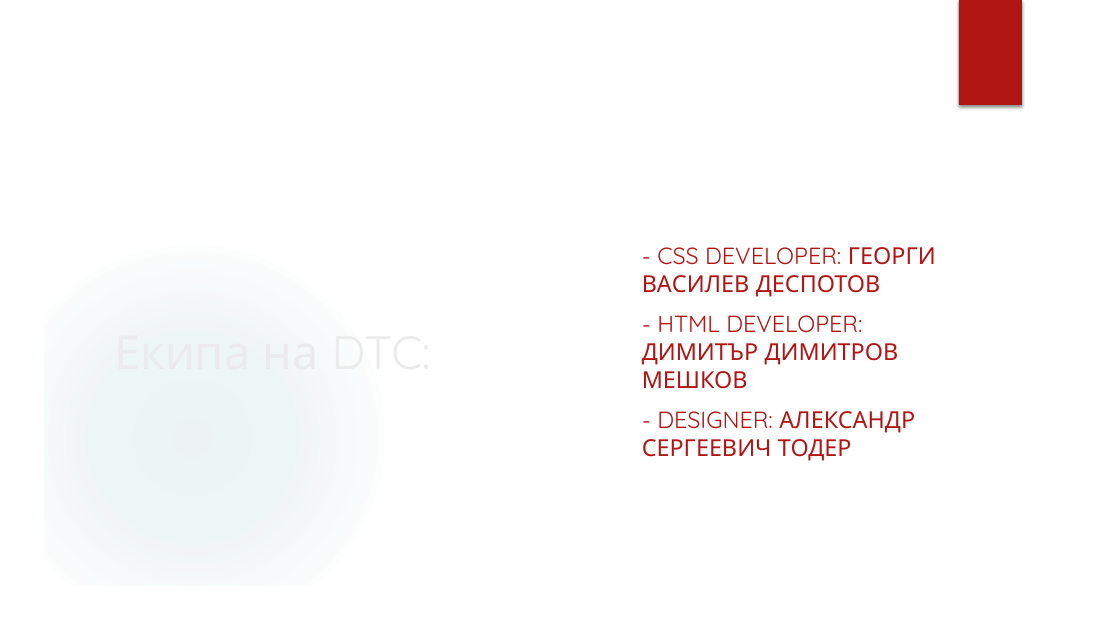
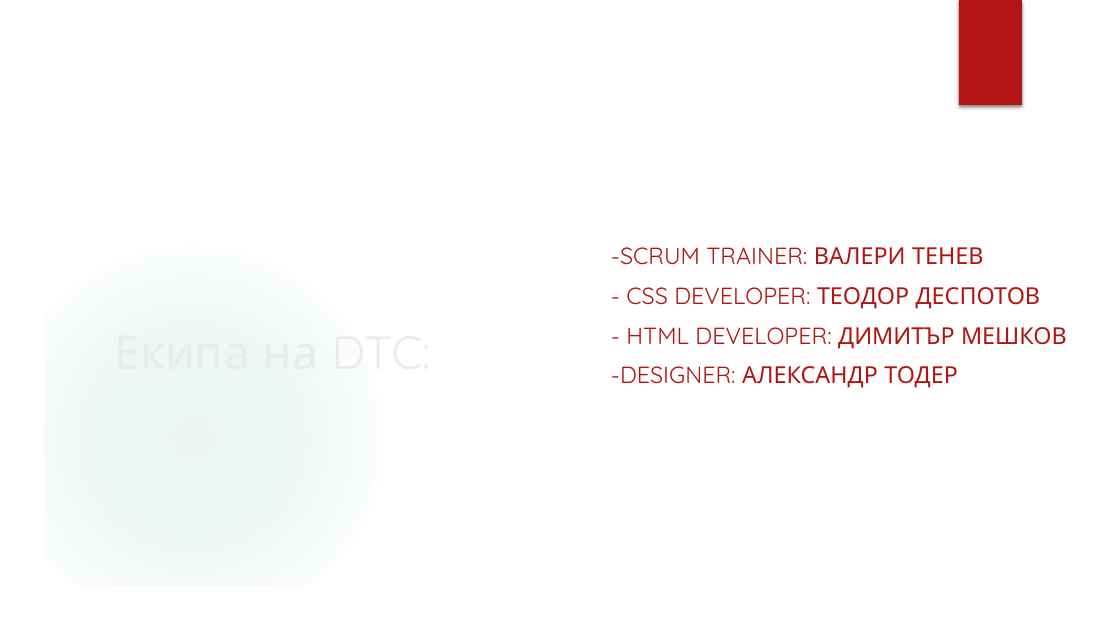
Before and after one commit to Valeri0009/DTC-Dream-Team-Collective, a slide deck: slide 2 of Docs/DTC-Prezentation.pptx. Drawn at 1120x630 pixels with LibreOffice and Linux fonts; fonts in the diff are those of the drawing; background and template pictures are left out. Boxes give left, top, right and bottom in pixels: in the first picture for what was removed or moved away, otherwise in the second. Text is boxed around its words. In the diff, an @@ line names an element or a change of style, - is before the commit and + after.

```diff
--- a/Docs/DTC-Prezentation.pptx
+++ b/Docs/DTC-Prezentation.pptx
@@ text at [611, 247, 1067, 388]: text changed @@
-- CSS DEVELOPER: ГЕОРГИ ВАСИЛЕВ ДЕСПОТОВ
-- HTML DEVELOPER: ДИМИТЪР ДИМИТРОВ МЕШКОВ
-- DESIGNER: АЛЕКСАНДР СЕРГЕЕВИЧ ТОДЕР
+-SCRUM TRAINER: ВАЛЕРИ ТЕНЕВ
+- CSS DEVELOPER: ТЕОДОР ДЕСПОТОВ
+- HTML DEVELOPER: ДИМИТЪР МЕШКОВ
+-DESIGNER: АЛЕКСАНДР ТОДЕР
```
Also in this commit, not shown: 2 other slides changed, 9 other files.
